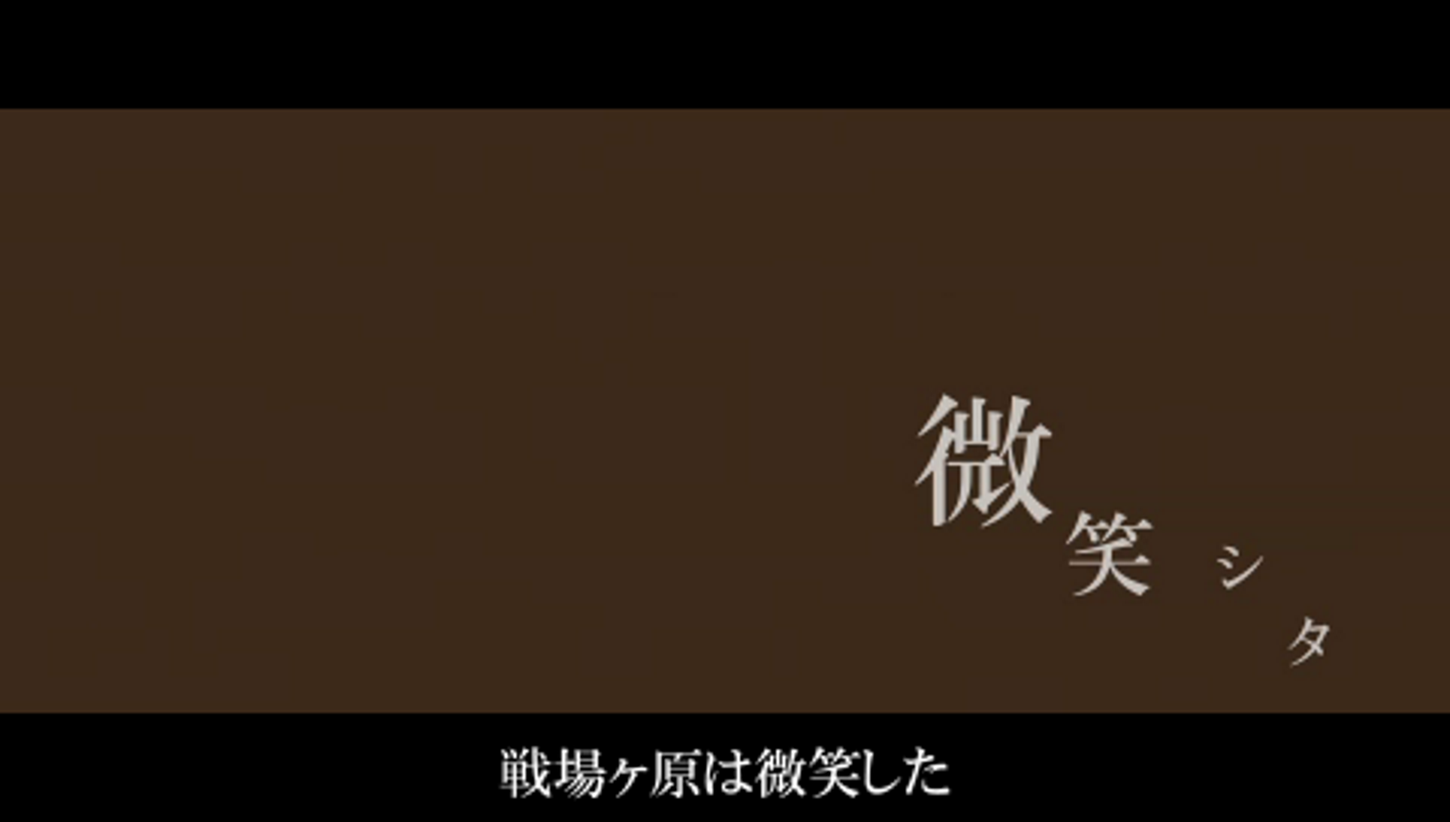
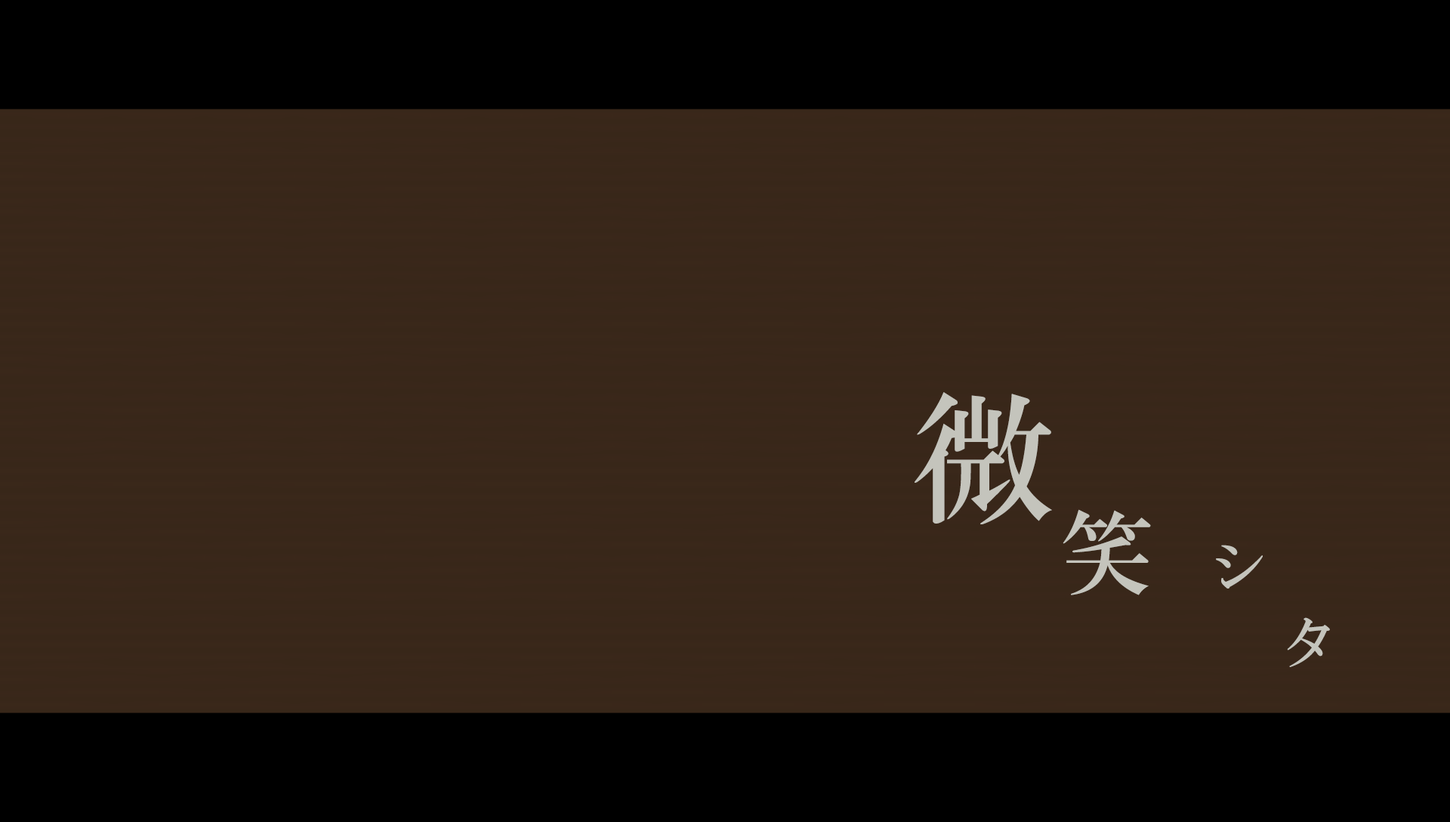
Revision of a layered (1450, 822) image; what changed, layer by layer:
added layer "タ" above "シ" over (1286, 616, 1330, 667)
added layer "シ" above "笑" over (1215, 544, 1263, 589)
added layer "笑" above "微" over (1062, 509, 1151, 596)
added layer "微" above "Layer 2" over (914, 391, 1052, 525)
showed "Layer 2" over (0, 107, 1450, 802)
